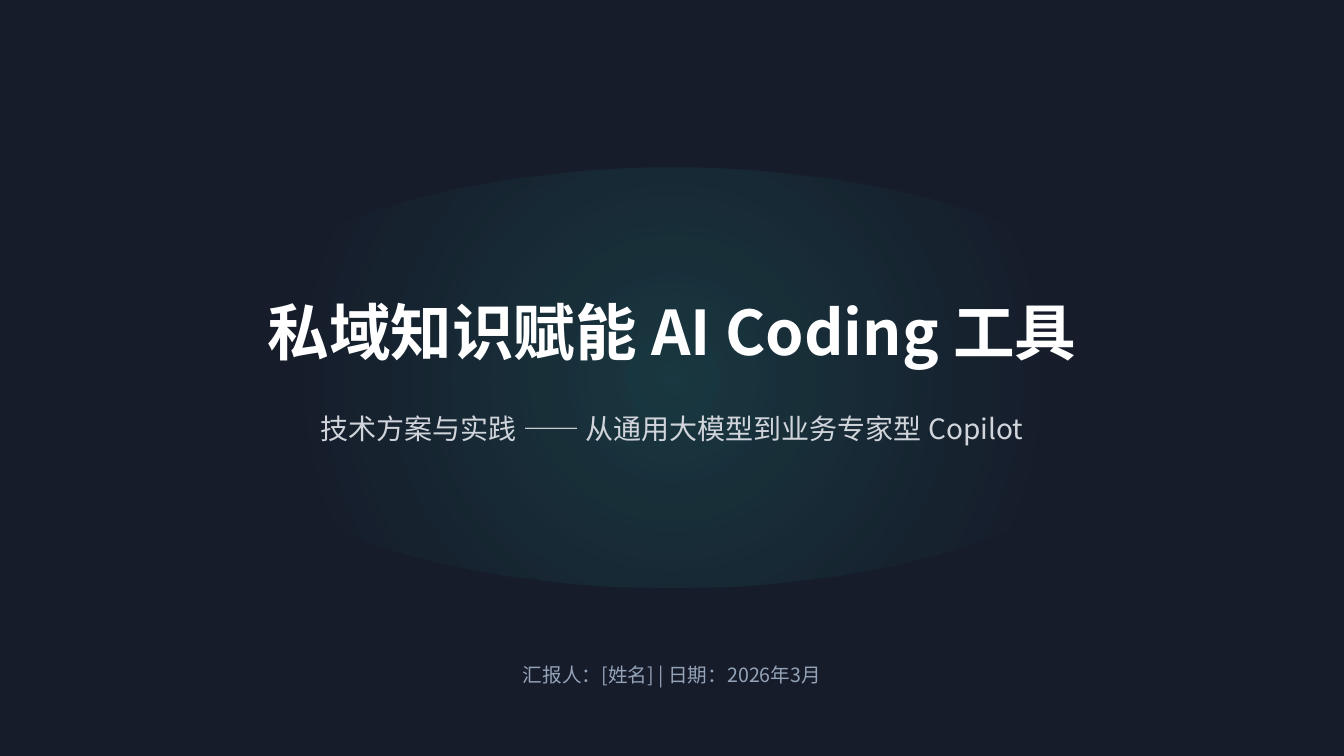
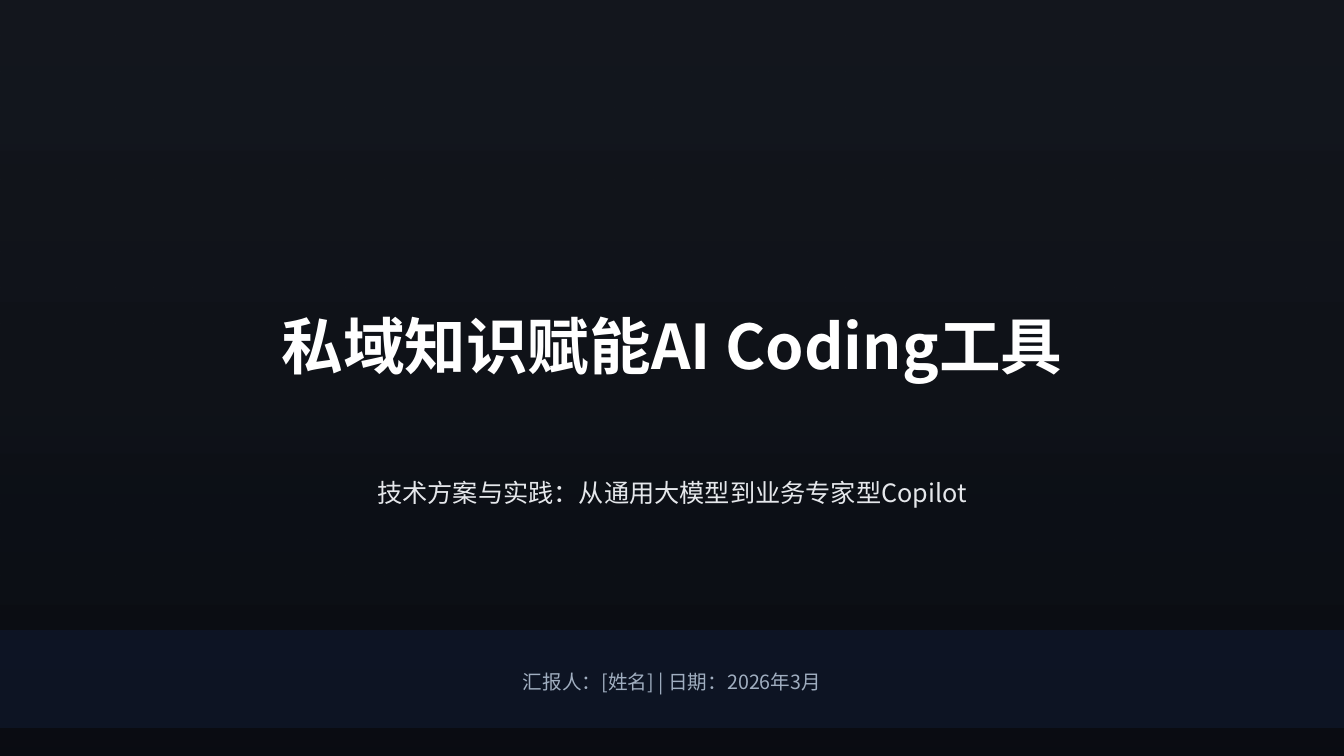
Before and after one commit to tppioneer/private_domain_knowledge_search, a slide deck: slide 1 of doc/pptx/私域知识赋能AI Coding工具.pptx. Drawn at 1344x756 pixels with LibreOffice and Linux fonts; fonts in the diff are those of the drawing; background and template pictures are left out; a plain dark background stands for a picture behind light text. Boxes give left, top, right and bottom in pixels: in the first picture for what was removed or moved away, otherwise in the second. Text is boxed around its words. In the diff, an @@ line names an element or a change of style, - is before the commit and + after.

```diff
--- a/doc/pptx/私域知识赋能AI Coding工具.pptx
+++ b/doc/pptx/私域知识赋能AI Coding工具.pptx
@@ rounded rectangle at (x1=0, y1=0, x2=1344, y2=756): fill #0F172A at 75% opacity to gradient #0A0F19 to #05080F @@
@@ ellipse removed at (x1=182, y1=168, x2=1163, y2=589) @@
@@ text at (x1=282, y1=316, x2=1062, y2=384): spaces changed @@
-私域知识赋能 AI Coding 工具
+私域知识赋能AI Coding工具
@@ text "技术方案与实践：从通用大模型到业务专家型Copilot" at (x1=377, y1=480, x2=966, y2=508): vertical alignment top to middle @@
@@ text at (x1=377, y1=480, x2=966, y2=508): text changed; size 20 to 18 pt; text colour #D1D5DB to #E5E7EB @@
-技术方案与实践 —— 从通用大模型到业务专家型 Copilot
+技术方案与实践：从通用大模型到业务专家型Copilot
@@ rounded rectangle added at (x1=0, y1=630, x2=1344, y2=728), fill #0F172A at 75% opacity @@
@@ text "汇报人：[姓名] | 日期：2026年3月" moved from (x1=523, y1=665, x2=821, y2=686) to (x1=523, y1=672, x2=821, y2=693) @@
@@ text "汇报人：[姓名] | 日期：2026年3月" at (x1=523, y1=672, x2=821, y2=693): text colour #94A3B8 to #A0AEC0 @@
```
Also in this commit, not shown: 2 other slides changed, 28 slides added, 23 slides removed, 11 other files.
